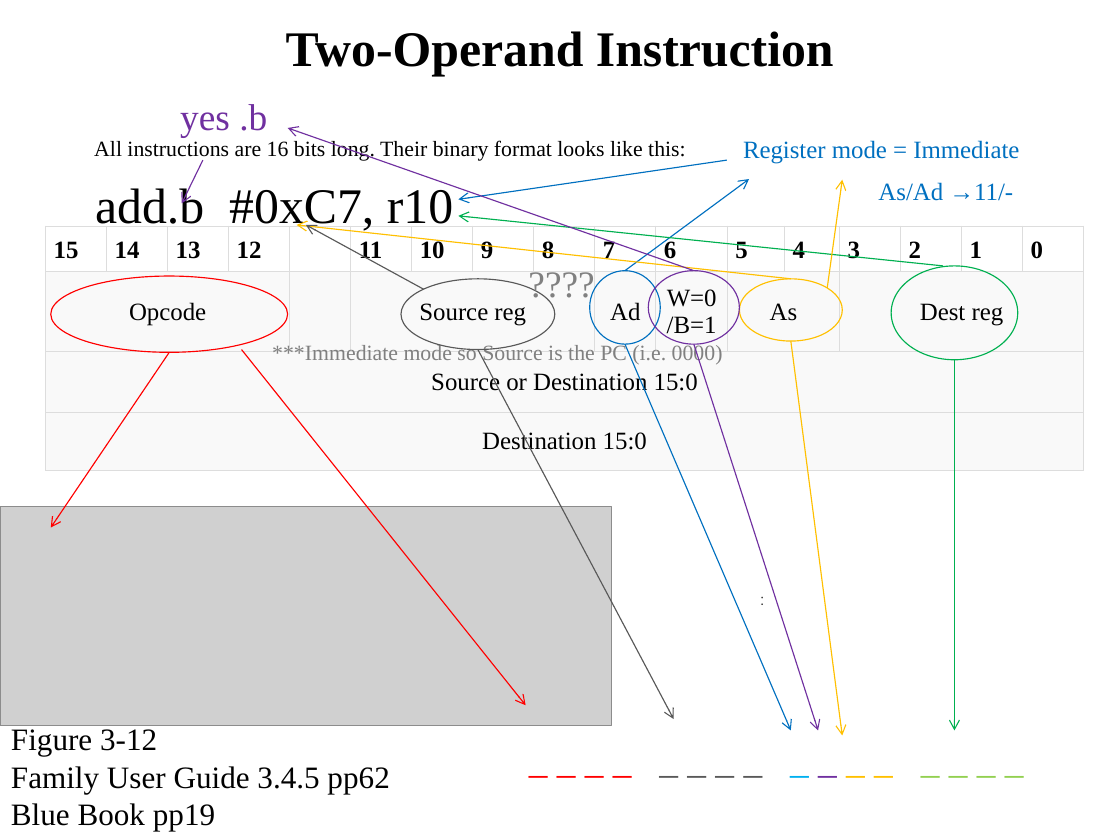
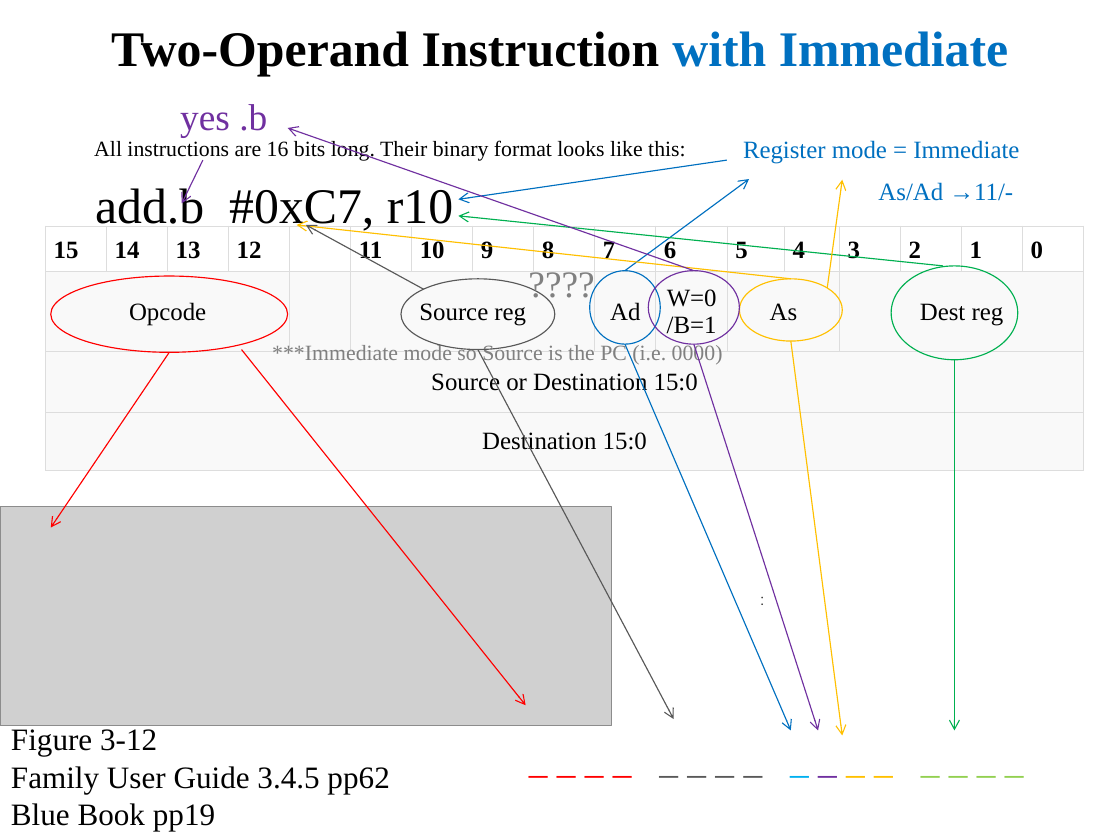
Before and after one commit to pw4rn3r/ECE382, a slide deck: slide 29 of notes/L3/Lsn3.pptx (slide 23 before the commit). Drawn at 1120x840 pixels with LibreOffice and Linux fonts; fonts in the diff are those of the drawing; grey boxes stand for pictures. Boxes give left, top, right and bottom in pixels: in the first picture for what was removed or moved away, otherwise in the second. Text is boxed around its words. In the diff, an @@ line names an element or a change of style, - is before the commit and + after.

```diff
--- a/notes/L3/Lsn3.pptx
+++ b/notes/L3/Lsn3.pptx
@@ title at [111,31,1008,76]: text changed @@
-Two-Operand Instruction
+Two-Operand Instruction with Immediate
```
Also in this commit, not shown: 12 other slides changed, 6 slides added, 4 other files.
